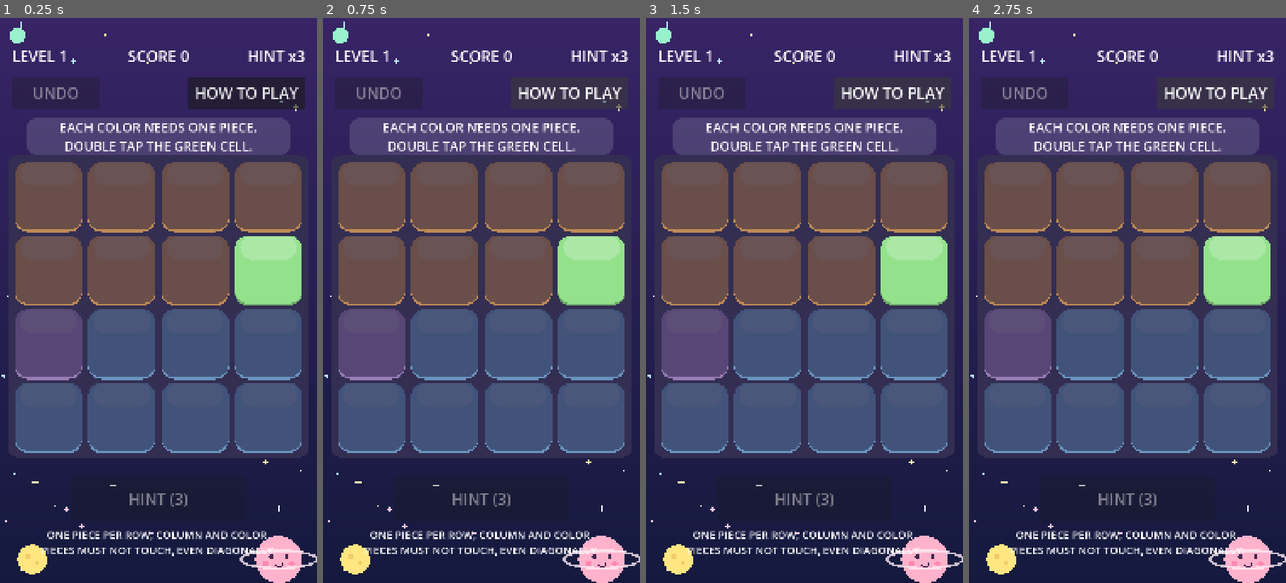
Above: before the commit, frames 1-4 (left to right).
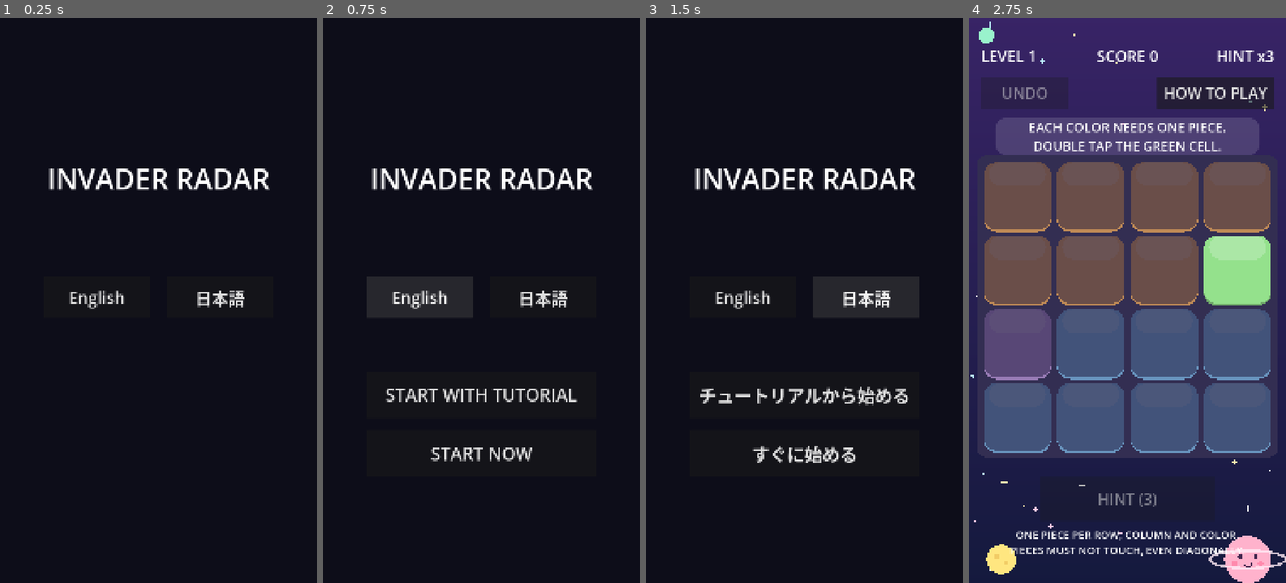
Above: after the commit, the same moments.

Repository: hidekig1001-cell/invader-radar
Game: Godot game, scene res://scenes/app.tscn
The game is run twice, just before and just after one commit, with the same random seed, the same clock (stepped at 60 frames per second) and the same inputs.
Inputs:
- Up to frame 1 (0.25 s): no input
- Up to frame 2 (0.75 s): click "HOW TO PLAY" (after the commit: "English") at 0.5 s
- Up to frame 3 (1.5 s): click "HOW TO PLAY" (after the commit: "日本語") at 1.25 s
- Up to frame 4 (2.75 s): click "HOW TO PLAY" (after the commit: "チュートリアルから始める") at 2 s

The runs differ from the first frame. In frame 1, 100% of the frame differs, in the area x 0-100%, y 0-100%; in frame 2, 100%; in frame 3, 100%; in frame 4, less than 0.1%.

Commit message:
CR-1025: 起動画面（タイトルと言語の選択、選んだ言語で 2 つのボタン）
improve runner が生成（実装: qwen3.8-flashnext-strata-v100、テスト: qwen3.8-flashnext-strata-v100）。run: 20261015-1810-CR-1025

土台のブランチ: main（コミット ef201161db9be71a14131215aa9434896d446106）。このブランチは main の上に作った。先に main を取り込む必要がある。

Diff:
--- a/scenes/app.gd
+++ b/scenes/app.gd
@@ -1,24 +1,23 @@
-# 画面の層（SPEC.md 3 節）: アプリの起動のシーン。main.tscn を立ち上げる前に、チュートリアルを見せるかを決める。
-# チュートリアルは初めて立ち上げたときだけ見せる（10/11 ユーザーの決定 A3）。見終えたら user:// に印を書く。
-# テストと撮影（.autedev/shot.gd）は main.tscn をそのまま立ち上げるので、チュートリアルは出ない（CR-1012）。
-# ファイルの読み書きは改修 run の禁止 API なので、このファイルは Opus が改修 run の外で直す。
 extends Node
 
 const MainScene = preload("res://scenes/main.tscn")
+const TitleScreen = preload("res://scenes/title_screen.gd")
 const SEEN_PATH := "user://tutorial_seen"
 
 var main = null
+var title_screen = null
 
 
 func _ready() -> void:
-	main = MainScene.instantiate()
-	main.start_with_tutorial = not FileAccess.file_exists(SEEN_PATH)
-	main.tutorial_finished.connect(_on_tutorial_finished)
-	add_child(main)
+	title_screen = TitleScreen.new()
+	title_screen.start_requested.connect(start_game)
+	add_child(title_screen)
 
 
-func _on_tutorial_finished() -> void:
-	var f := FileAccess.open(SEEN_PATH, FileAccess.WRITE)
-	if f != null:
-		f.store_string("1")
-		f.close()
+func start_game(with_tutorial: bool) -> void:
+	if title_screen != null:
+		title_screen.queue_free()
+		title_screen = null
+	main = MainScene.instantiate()
+	main.start_with_tutorial = with_tutorial
+	add_child(main)
--- /dev/null
+++ b/scenes/title_screen.gd
@@ -0,0 +1,82 @@
+extends Control
+
+signal start_requested(with_tutorial: bool)
+
+var _language: String = ""
+var _title_label: Label
+var _lang_btn_en: Button
+var _lang_btn_ja: Button
+var _start_btn_tutorial: Button
+var _start_btn_now: Button
+
+func _ready() -> void:
+	size = Vector2(1080, 1920)
+
+	_title_label = Label.new()
+	_title_label.text = "INVADER RADAR"
+	_title_label.position = Vector2(0, 480)
+	_title_label.size = Vector2(1080, 160)
+	_title_label.horizontal_alignment = HORIZONTAL_ALIGNMENT_CENTER
+	_title_label.add_theme_font_size_override("font_size", 96)
+	add_child(_title_label)
+
+	_lang_btn_en = Button.new()
+	_lang_btn_en.text = "English"
+	_lang_btn_en.position = Vector2(150, 880)
+	_lang_btn_en.size = Vector2(360, 140)
+	_lang_btn_en.add_theme_font_size_override("font_size", 56)
+	_lang_btn_en.pressed.connect(func(): select_language("en"))
+	add_child(_lang_btn_en)
+
+	_lang_btn_ja = Button.new()
+	_lang_btn_ja.text = "日本語"
+	_lang_btn_ja.position = Vector2(570, 880)
+	_lang_btn_ja.size = Vector2(360, 140)
+	_lang_btn_ja.add_theme_font_size_override("font_size", 56)
+	_lang_btn_ja.pressed.connect(func(): select_language("ja"))
+	add_child(_lang_btn_ja)
+
+	_start_btn_tutorial = Button.new()
+	_start_btn_tutorial.position = Vector2(150, 1200)
+	_start_btn_tutorial.size = Vector2(780, 160)
+	_start_btn_tutorial.add_theme_font_size_override("font_size", 60)
+	_start_btn_tutorial.visible = false
+	_start_btn_tutorial.pressed.connect(func(): press_start(true))
+	add_child(_start_btn_tutorial)
+
+	_start_btn_now = Button.new()
+	_start_btn_now.position = Vector2(150, 1400)
+	_start_btn_now.size = Vector2(780, 160)
+	_start_btn_now.add_theme_font_size_override("font_size", 60)
+	_start_btn_now.visible = false
+	_start_btn_now.pressed.connect(func(): press_start(false))
+	add_child(_start_btn_now)
+
+func title_text() -> String:
+	return _title_label.text
+
+func language_labels() -> Array:
+	return [_lang_btn_en.text, _lang_btn_ja.text]
+
+func select_language(lang: String) -> void:
+	_language = lang
+	if lang == "en":
+		_start_btn_tutorial.text = "START WITH TUTORIAL"
+		_start_btn_now.text = "START NOW"
+	elif lang == "ja":
+		_start_btn_tutorial.text = "チュートリアルから始める"
+		_start_btn_now.text = "すぐに始める"
+	_start_btn_tutorial.visible = true
+	_start_btn_now.visible = true
+
+func language() -> String:
+	return _language
+
+func start_buttons_visible() -> bool:
+	return _start_btn_tutorial.visible and _start_btn_now.visible
+
+func start_labels() -> Array:
+	return [_start_btn_tutorial.text, _start_btn_now.text]
+
+func press_start(with_tutorial: bool) -> void:
+	start_requested.emit(with_tutorial)
--- /dev/null
+++ b/test/cr/test_cr_1025.gd
@@ -0,0 +1,78 @@
+extends GutTest
+
+const TitleScreen = preload("res://scenes/title_screen.gd")
+const AppScript = preload("res://scenes/app.gd")
+
+
+func _make_title_screen():
+	var ts = TitleScreen.new()
+	add_child_autofree(ts)
+	await wait_frames(1)
+	return ts
+
+
+func _make_app():
+	var app = AppScript.new()
+	add_child_autofree(app)
+	await wait_frames(1)
+	return app
+
+
+## CHECK: 1
+func test_title_screen_initial_state() -> void:
+	var ts = await _make_title_screen()
+	assert_eq(ts.title_text(), "INVADER RADAR")
+	assert_eq(ts.language_labels(), ["English", "日本語"])
+	assert_eq(ts.language(), "")
+	assert_false(ts.start_buttons_visible())
+
+
+## CHECK: 2
+func test_select_language_en() -> void:
+	var ts = await _make_title_screen()
+	ts.select_language("en")
+	assert_eq(ts.language(), "en")
+	assert_true(ts.start_buttons_visible())
+	assert_eq(ts.start_labels(), ["START WITH TUTORIAL", "START NOW"])
+
+
+## CHECK: 3
+func test_select_language_ja_then_en() -> void:
+	var ts = await _make_title_screen()
+	ts.select_language("ja")
+	assert_eq(ts.language(), "ja")
+	assert_true(ts.start_buttons_visible())
+	assert_eq(ts.start_labels(), ["チュートリアルから始める", "すぐに始める"])
+	ts.select_language("en")
+	assert_eq(ts.start_labels(), ["START WITH TUTORIAL", "START NOW"])
+
+
+## CHECK: 4
+func test_press_start_emits_signal() -> void:
+	var ts = await _make_title_screen()
+	watch_signals(ts)
+	ts.press_start(true)
+	assert_signal_emitted_with_parameters(ts, "start_requested", [true])
+	ts.press_start(false)
+	assert_signal_emitted_with_parameters(ts, "start_requested", [false])
+
+
+## CHECK: 5
+func test_app_starts_with_title_screen_and_start_game_true() -> void:
+	var app = await _make_app()
+	assert_not_null(app.title_screen)
+	assert_null(app.main)
+	app.start_game(true)
+	await wait_frames(2)
+	assert_not_null(app.main)
+	assert_eq(app.main.start_with_tutorial, true)
+	assert_null(app.title_screen)
+
+
+## CHECK: 6
+func test_app_start_game_false() -> void:
+	var app = await _make_app()
+	app.start_game(false)
+	await wait_frames(2)
+	assert_not_null(app.main)
+	assert_eq(app.main.start_with_tutorial, false)
Not shown, added: scenes/app.gd.uid
